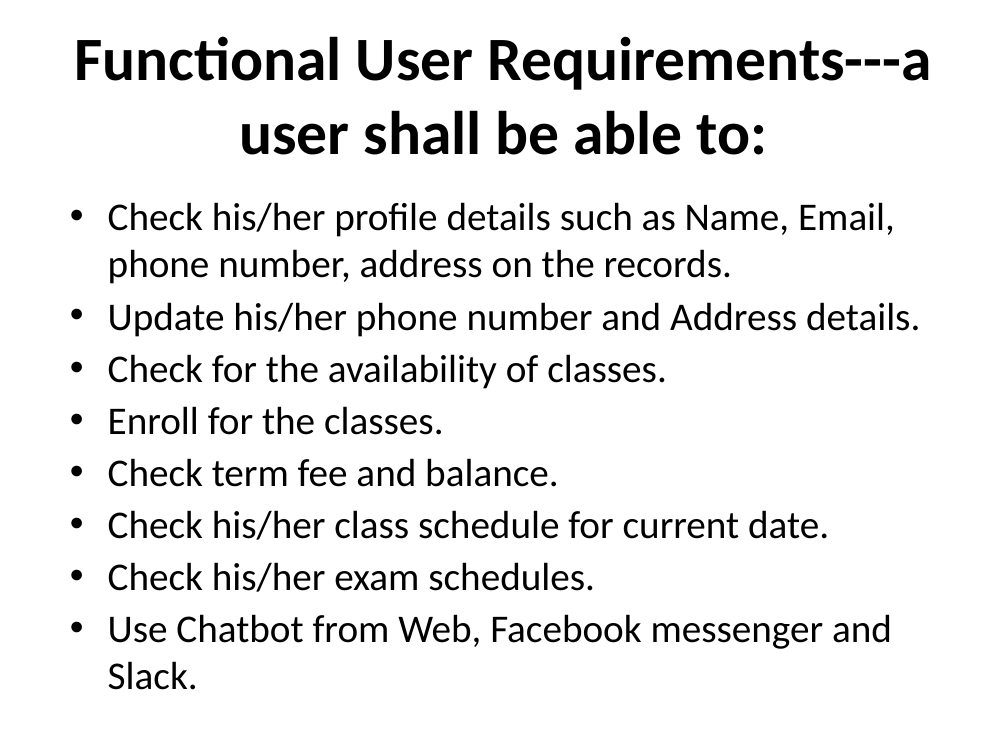
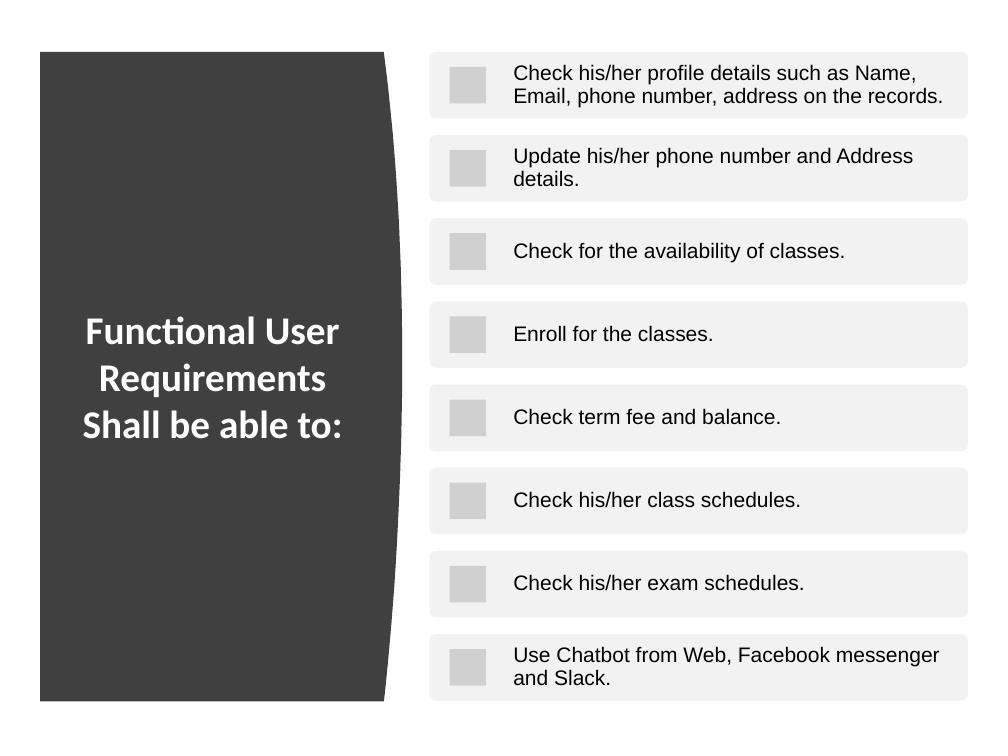
Before and after one commit to bharathkarumudi/SUchatBot, a slide deck: slide 11 of Documentation/SUBot-FinalPresentation.pptx (slide 13 before the commit). Drawn at 1008x756 pixels with LibreOffice and Linux fonts; fonts in the diff are those of the drawing; grey boxes stand for pictures. Boxes give left, top, right and bottom in pixels: in the first picture for what was removed or moved away, otherwise in the second. Text is boxed around its words. In the diff, an @@ line names an element or a change of style, - is before the commit and + after.

```diff
--- a/Documentation/SUBot-FinalPresentation.pptx
+++ b/Documentation/SUBot-FinalPresentation.pptx
@@ freeform shape added at bbox=[40, 52, 402, 702], fill #404040 @@
@@ text removed at bbox=[108, 202, 920, 690] @@
-• Check his/her profile details such as Name, Email, phone number, address on the records.
-• Update his/her phone number and Address details.
-• Check for the availability of classes.
-• Enroll for the classes.
-• Check term fee and balance.
-• Check his/her class schedule for current date.
-• Check his/her exam schedules.
-• Use Chatbot from Web, Facebook messenger and Slack.
@@ title at bbox=[83, 316, 343, 439]: text changed; size 44 to 28 pt; text colour #000000 to #FFFFFF @@
-Functional User Requirements---a user shall be able to:
+Functional User Requirements
+Shall be able to:
@@ group added at bbox=[429, 52, 968, 701]: 8 rounded rectangles, 8 pictures, 8 texts @@
+Check his/her profile details such as Name, Email, phone number, address on the records.
+Update his/her phone number and Address details.
+Check for the availability of classes.
+Enroll for the classes.
+Check term fee and balance.
+Check his/her class schedules.
+Check his/her exam schedules.
+Use Chatbot from Web, Facebook messenger and Slack.
```
Also in this commit, not shown: 5 other slides changed, 2 slides added, 3 slides removed, 15 other files.
